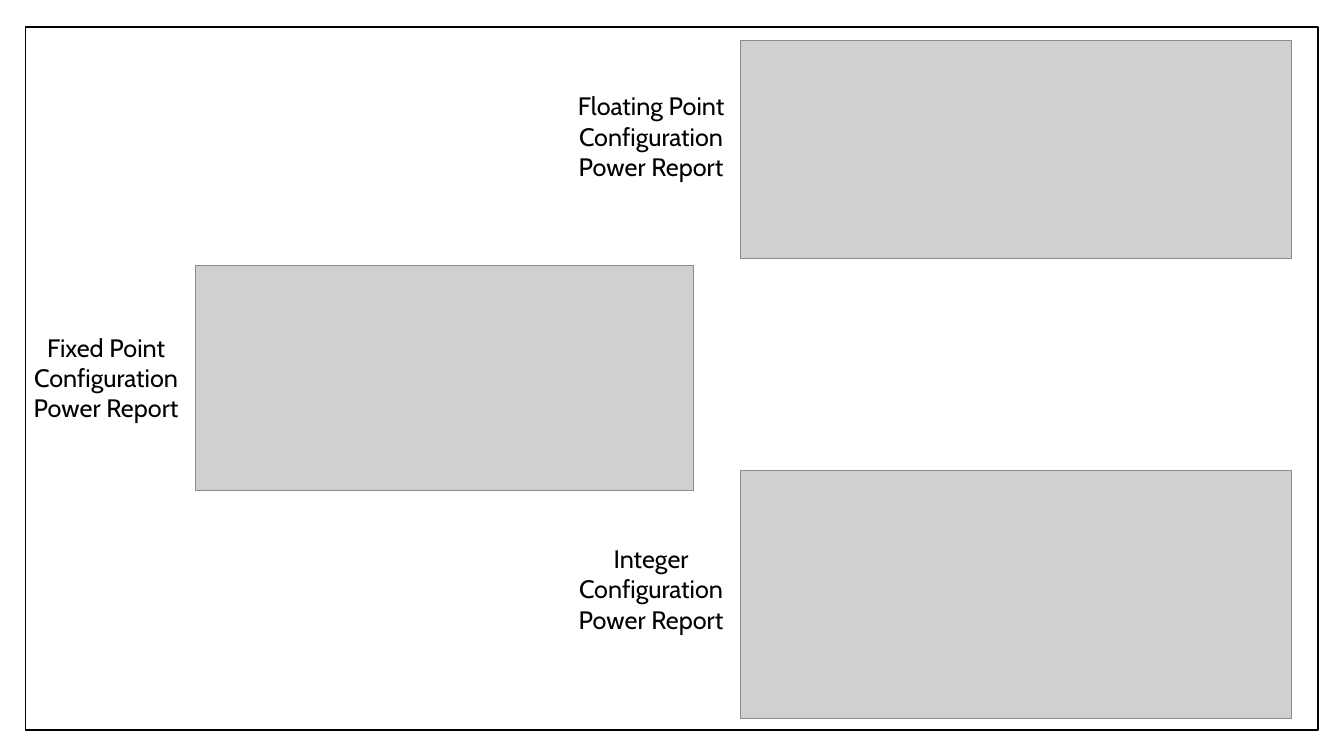
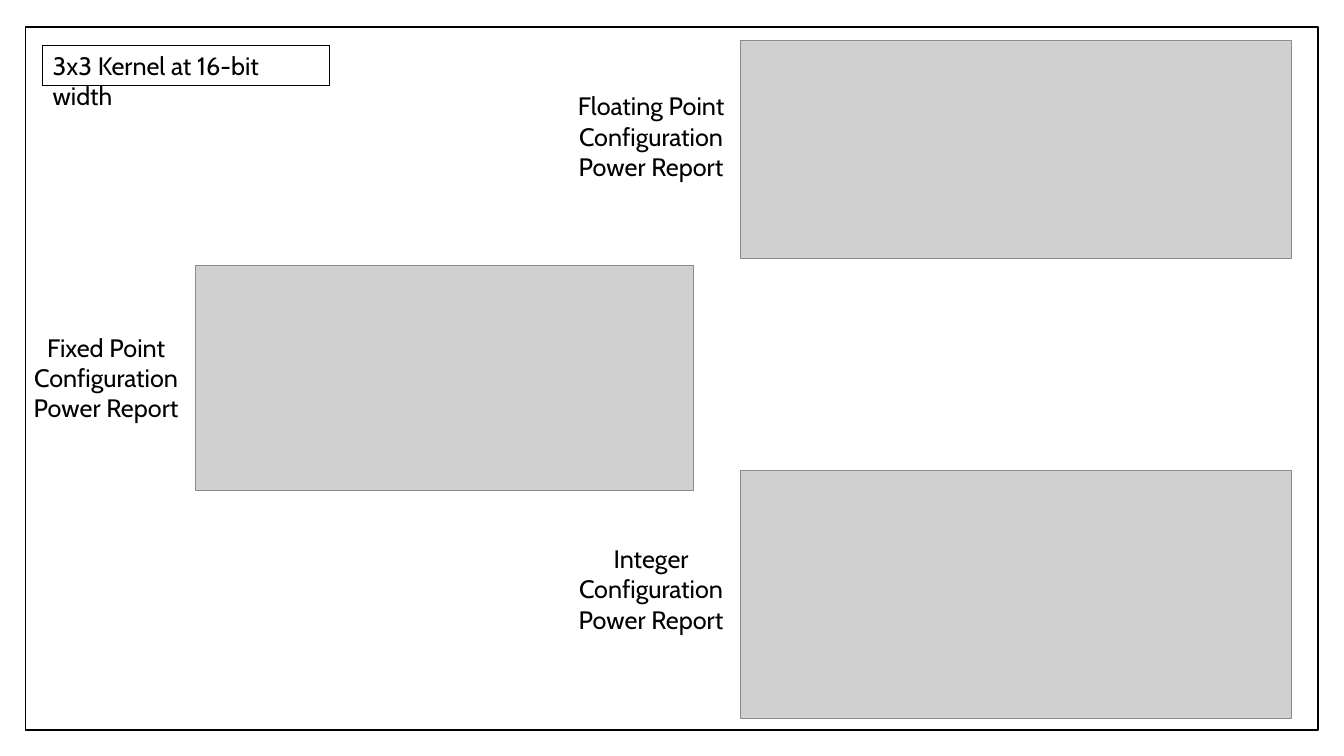
Before and after one commit to monkeyboyfr3sh/ReconHardware, a slide deck: slide 44 of Documents/Presentations/Presentation1.pptx. Drawn at 1344x756 pixels with LibreOffice and Linux fonts; fonts in the diff are those of the drawing; grey boxes stand for pictures. Boxes give left, top, right and bottom in pixels: in the first picture for what was removed or moved away, otherwise in the second. Text is boxed around its words. In the diff, an @@ line names an element or a change of style, - is before the commit and + after.

```diff
--- a/Documents/Presentations/Presentation1.pptx
+++ b/Documents/Presentations/Presentation1.pptx
@@ rectangle added at [42,45,329,86], outline #000000 0.75 pt, 18 pt, text #000000 @@
+3x3 Kernel at 16-bit width
```
Also in this commit, not shown: 3 other slides changed.
